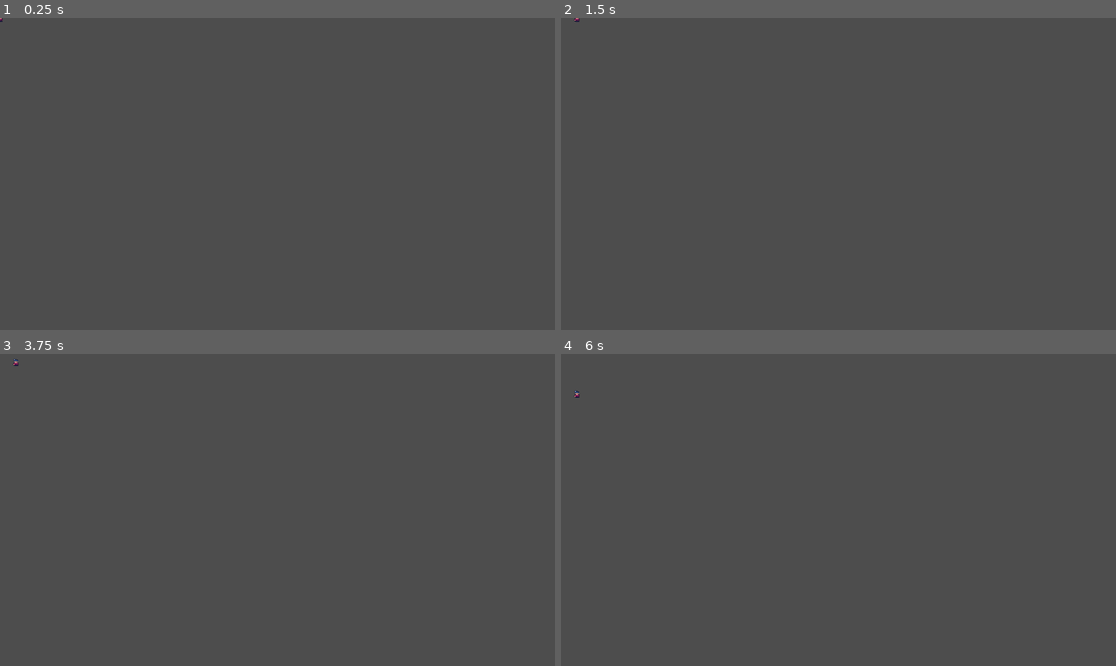
Above: before the commit, frames 1-4 (two rows, left to right).
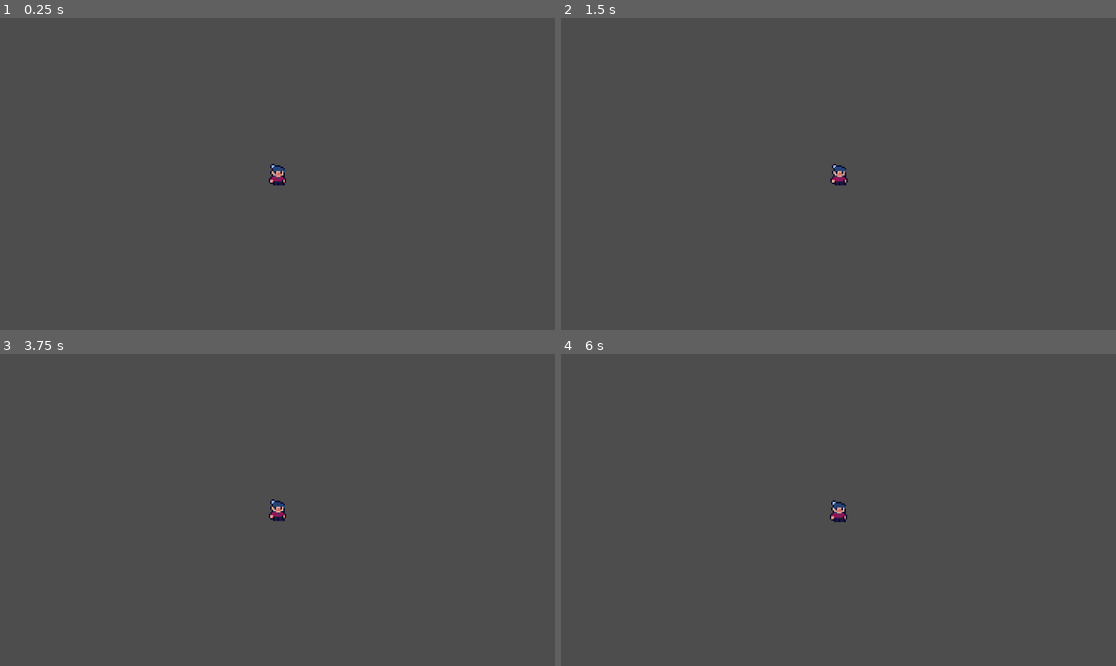
Above: after the commit, the same moments.

Repository: Joshfah/UntitledIgniteGame
Game: Godot game, scene res://Entities/Player/player.tscn
The game is run twice, just before and just after one commit, with the same random seed, the same clock (stepped at 60 frames per second) and the same inputs. The project has no main scene, so this scene is started directly.
Inputs:
- Up to frame 1 (0.25 s): no input
- Up to frame 2 (1.5 s): tap Enter at 0.5 s; tap A (A) at 0.6 s; tap D (D) at 0.8, 1.35 s; tap Space at 1.25 s
- Up to frame 3 (3.75 s): tap S (S) at 1.55, 2.1 s; tap Enter at 2, 3.5 s; hold Shift (SPRINT) 2.03-2.78 s; tap Space at 2.75 s; tap Shift (SPRINT) at 2.85 s; tap W (W) at 3.05, 3.6 s
- Up to frame 4 (6 s): tap A (A) at 3.8, 4.35 s; tap Space at 4.25 s; tap D (D) at 4.55, 5.1 s; tap S (S) at 5.3, 5.85 s

The runs differ from the first frame. In frame 1, 0.2% of the frame differs, in the area x 0-52%, y 0-54%; in frame 2, 0.2%; in frame 3, 0.2%; in frame 4, 0.2%, in the area x 2-52%, y 11-54%.
Error before the commit: Attempt to call function 'connect' in base 'null instance' on a null instance. (res://Autoloads/player_autoload.gd:14)

Commit message:
added player camera + autoload

Diff:
--- a/Autoloads/player_autoload.gd
+++ b/Autoloads/player_autoload.gd
@@ -1,65 +1,3 @@
-extends CharacterBody2D
+extends Node
 
-var stamina : float = 300
-const stamina_rate : int = 50
-var speed : int = 500
-var can_sprint : bool = true
-
-@onready var hurtbox = $HurtBox
-@onready var sprite = $AnimatedSprite2D
-@onready var collision = $CollisionShape2D
-@onready var hurtboxshape = $HurtBox/CollisionShape2D
-
-func _ready() -> void:
-	hurtbox.connect("get_hurt", Callable(self, "_on_get_damage"))
-
-func _physics_process(delta: float) -> void:
-	get_input()
-	movement()
-	set_animations()
-	move_and_slide()
-
-	if !can_sprint:
-		return
-
-	if Input.is_action_pressed("SPRINT"):
-		stamina -= stamina_rate * delta
-		speed = 750
-	else:
-		stamina += stamina_rate * delta
-		speed = 500
-
-	stamina = clamp(stamina, 0, 300)
-
-func get_input() -> void:
-	var input_direction = Input.get_vector("A", "D", "W", "S")
-	velocity = input_direction.normalized() * speed
-
-func movement() -> void:
-	if stamina <= 0:
-		stamina = 1
-		speed = 200
-		can_sprint = false
-		# send ui signal for canvas modulate
-		await get_tree().create_timer(5.0).timeout
-		can_sprint = true
-		speed = 500
-
-func set_animations() -> void:
-	if velocity != Vector2.ZERO:
-		sprite.play("walk")
-	else:
-		sprite.play("default")
-
-	if velocity == Vector2.RIGHT:
-		sprite.flip_h = false
-	elif velocity == Vector2.LEFT:
-		sprite.flip_h = true
-
-func _on_get_damage(damage : int):
-	if hurtbox.health == 0:
-		set_physics_process(false)
-		collision.set_deferred("disabled", true)
-		hurtbox.set_deferred("monitoring", false)
-		hurtboxshape.set_deferred("disabled", true)
-		sprite.set_deferred("visible", false)
+var player : Player
--- a/Collision/hurt_box.gd
+++ b/Collision/hurt_box.gd
@@ -8,6 +8,11 @@
 
 var health : int: set = set_health
 
+func _process(delta: float) -> void:
+
+	print(PlayerAutoload.player.stamina)
+
+
 func set_health(new_health) -> void:
 	health = clamp(new_health, 0, max_health)
 	if health == 0:
--- /dev/null
+++ b/Entities/Player/player.gd
@@ -0,0 +1,70 @@
+class_name Player
+extends CharacterBody2D
+
+var stamina : float = 300
+const stamina_rate : int = 50
+var speed : int = 500
+var can_sprint : bool = true
+
+@onready var hurtbox = $HurtBox
+@onready var sprite = $AnimatedSprite2D
+@onready var collision = $CollisionShape2D
+@onready var hurtboxshape = $HurtBox/CollisionShape2D
+@onready var camera = $Camera2D
+
+func _ready() -> void:
+
+	PlayerAutoload.player = self
+
+	hurtbox.get_hurt.connect(_on_get_damage)
+
+func _physics_process(delta: float) -> void:
+	get_input()
+	movement()
+	set_animations()
+	move_and_slide()
+
+	if !can_sprint:
+		return
+
+	if Input.is_action_pressed("SPRINT"):
+		stamina -= stamina_rate * delta
+		speed = 750
+	else:
+		stamina += stamina_rate * delta
+		speed = 500
+
+	stamina = clamp(stamina, 0, 300)
+
+func get_input() -> void:
+	var input_direction = Input.get_vector("A", "D", "W", "S")
+	velocity = input_direction.normalized() * speed
+
+func movement() -> void:
+	if stamina <= 0:
+		stamina = 1
+		speed = 200
+		can_sprint = false
+		# send ui signal for canvas modulate
+		await get_tree().create_timer(5.0).timeout
+		can_sprint = true
+		speed = 500
+
+func set_animations() -> void:
+	if velocity != Vector2.ZERO:
+		sprite.play("walk")
+	else:
+		sprite.play("default")
+
+	if velocity == Vector2.RIGHT:
+		sprite.flip_h = false
+	elif velocity == Vector2.LEFT:
+		sprite.flip_h = true
+
+func _on_get_damage(damage : int):
+	if hurtbox.health == 0:
+		set_physics_process(false)
+		collision.set_deferred("disabled", true)
+		hurtbox.set_deferred("monitoring", false)
+		hurtboxshape.set_deferred("disabled", true)
+		sprite.set_deferred("visible", false)
--- a/Entities/Player/player.tscn
+++ b/Entities/Player/player.tscn
@@ -1,6 +1,6 @@
 [gd_scene load_steps=12 format=3 uid="uid://ccn3s6q1fwoel"]
 
-[ext_resource type="Script" uid="uid://cll40ugqaguaw" path="res://Autoloads/player_autoload.gd" id="1_3uyv8"]
+[ext_resource type="Script" uid="uid://c5wntec1txq7j" path="res://Entities/Player/player.gd" id="1_lu8i8"]
 [ext_resource type="Texture2D" uid="uid://cmvmk820jcgpq" path="res://assets/player-placeholder-sheet.png" id="2_lu8i8"]
 [ext_resource type="PackedScene" uid="uid://blbbrytgt780p" path="res://Collision/hurt_box.tscn" id="3_lu8i8"]
 
@@ -59,7 +59,7 @@
 size = Vector2(14, 17)
 
 [node name="Player" type="CharacterBody2D"]
-script = ExtResource("1_3uyv8")
+script = ExtResource("1_lu8i8")
 
 [node name="AnimatedSprite2D" type="AnimatedSprite2D" parent="."]
 texture_filter = 1
@@ -74,3 +74,9 @@
 [node name="CollisionShape2D" type="CollisionShape2D" parent="HurtBox"]
 position = Vector2(0, 0.5)
 shape = SubResource("RectangleShape2D_tekja")
+
+[node name="Camera2D" type="Camera2D" parent="."]
+zoom = Vector2(3, 3)
+limit_smoothed = true
+position_smoothing_enabled = true
+position_smoothing_speed = 30.0
Not shown, changed: Autoloads/player_autoload.gd.uid
Not shown, added: Entities/Player/player.gd.uid
